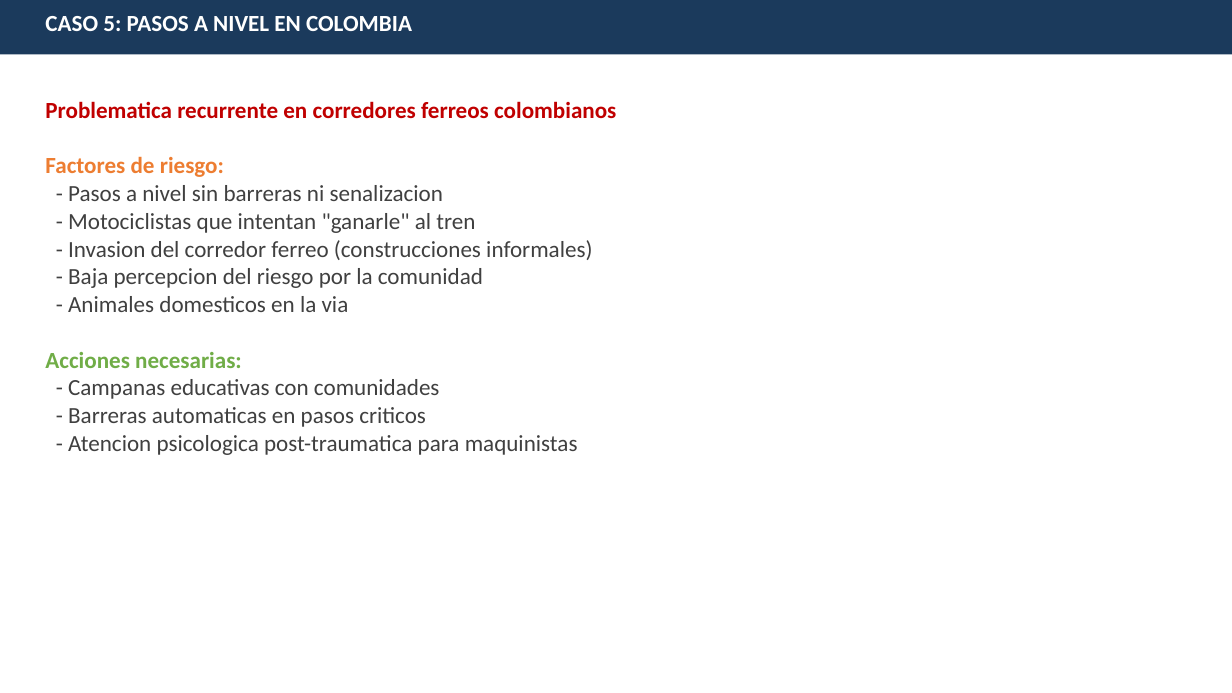
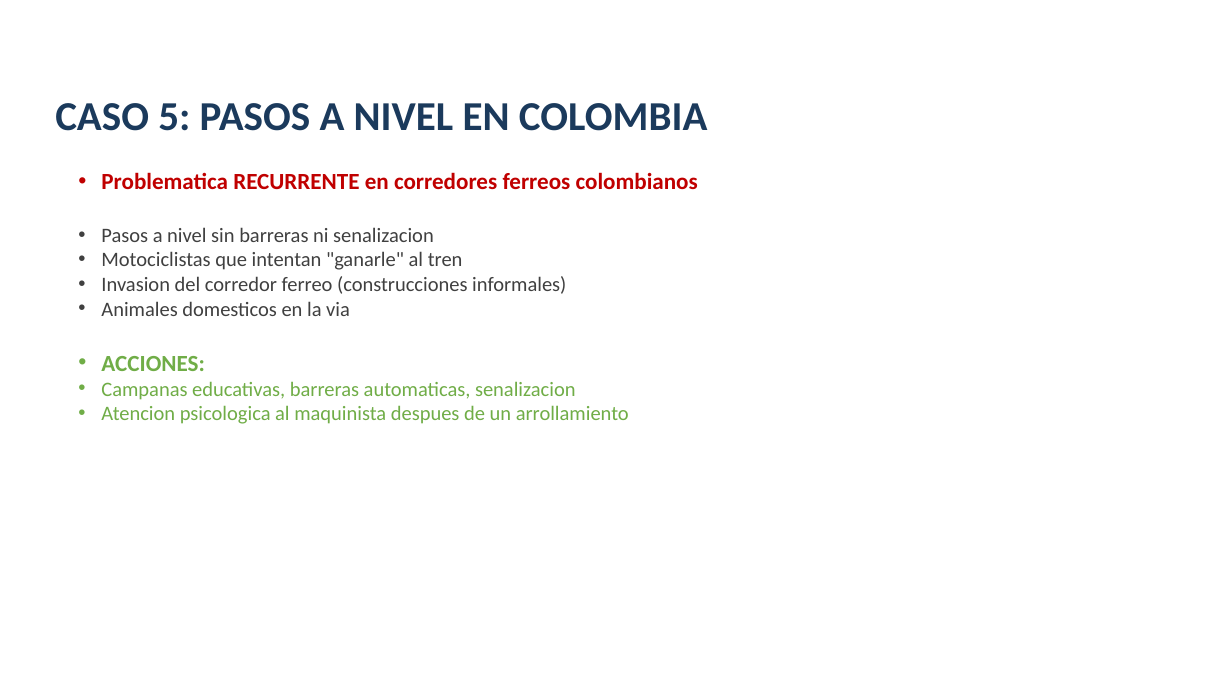
Before and after one commit to brookeprueba1/capacitacion-emergencias-ferroviarias, a slide deck: slide 21 of PRESENTACION_EMERGENCIAS_FERROVIARIAS_COLOMBIA.pptx (slide 19 before the commit). Drawn at 1232x693 pixels with LibreOffice and Linux fonts; fonts in the diff are those of the drawing. Boxes give left, top, right and bottom in pixels: in the first picture for what was removed or moved away, otherwise in the second. Text is boxed around its words. In the diff, an @@ line names an element or a change of style, - is before the commit and + after.

```diff
--- a/PRESENTACION_EMERGENCIAS_FERROVIARIAS_COLOMBIA.pptx
+++ b/PRESENTACION_EMERGENCIAS_FERROVIARIAS_COLOMBIA.pptx
@@ rectangle removed at bbox=[0, 0, 1232, 55] @@
@@ text "CASO 5: PASOS A NIVEL ...": place and size @@
-text "CASO 5: PASOS A NIVEL ..." at bbox=[45, 16, 412, 31]
+text "CASO 5: PASOS A NIVEL ..." at bbox=[55, 103, 707, 131]
@@ text "CASO 5: PASOS A NIVEL ..." at bbox=[55, 103, 707, 131]: size 18 to 32 pt, text colour #FFFFFF to #1B3A5C; vertical alignment top to bottom @@
@@ text at bbox=[101, 172, 698, 424]: text changed; size 18 to 16 pt @@
-Problematica recurrente en corredores ferreos colombianos
-Factores de riesgo:
-- Pasos a nivel sin barreras ni senalizacion
-- Motociclistas que intentan "ganarle" al tren
-- Invasion del corredor ferreo (construcciones informales)
-- Baja percepcion del riesgo por la comunidad
-- Animales domesticos en la via
-Acciones necesarias:
-- Campanas educativas con comunidades
-- Barreras automaticas en pasos criticos
-- Atencion psicologica post-traumatica para maquinistas
+• Problematica RECURRENTE en corredores ferreos colombianos
+• Pasos a nivel sin barreras ni senalizacion
+• Motociclistas que intentan "ganarle" al tren
+• Invasion del corredor ferreo (construcciones informales)
+• Animales domesticos en la via
+• ACCIONES:
+• Campanas educativas, barreras automaticas, senalizacion
+• Atencion psicologica al maquinista despues de un arrollamiento
```
Also in this commit, not shown: 14 other slides changed, 7 slides added, 6 slides removed.
